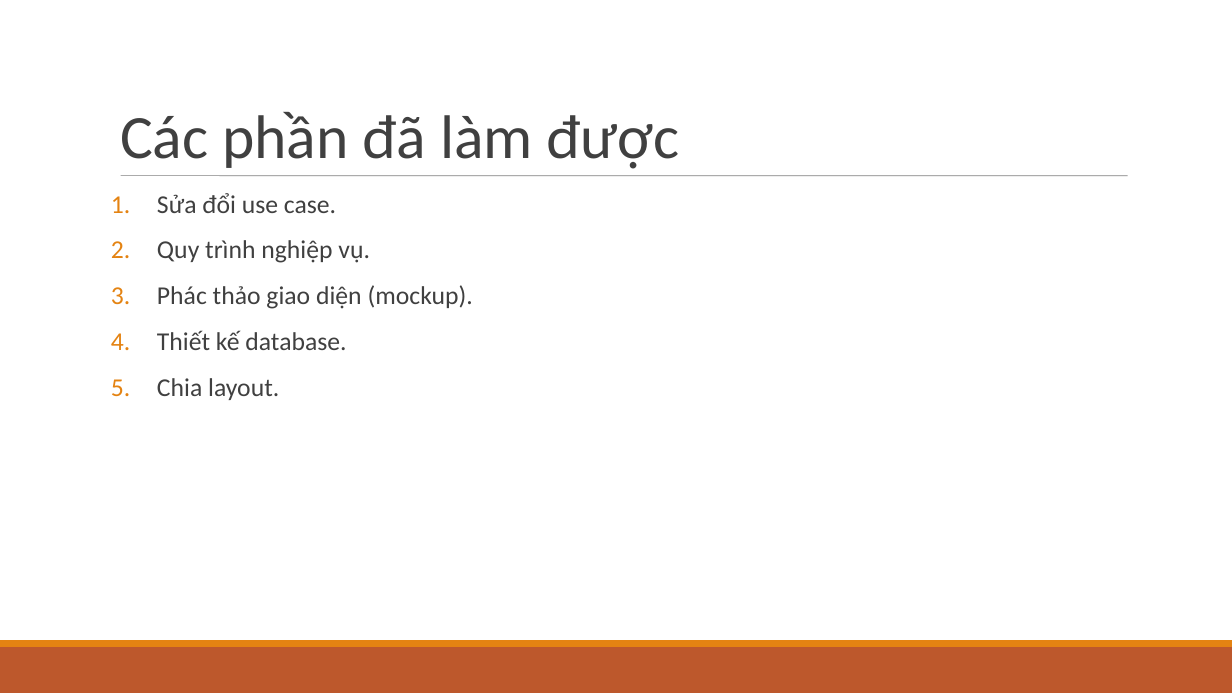
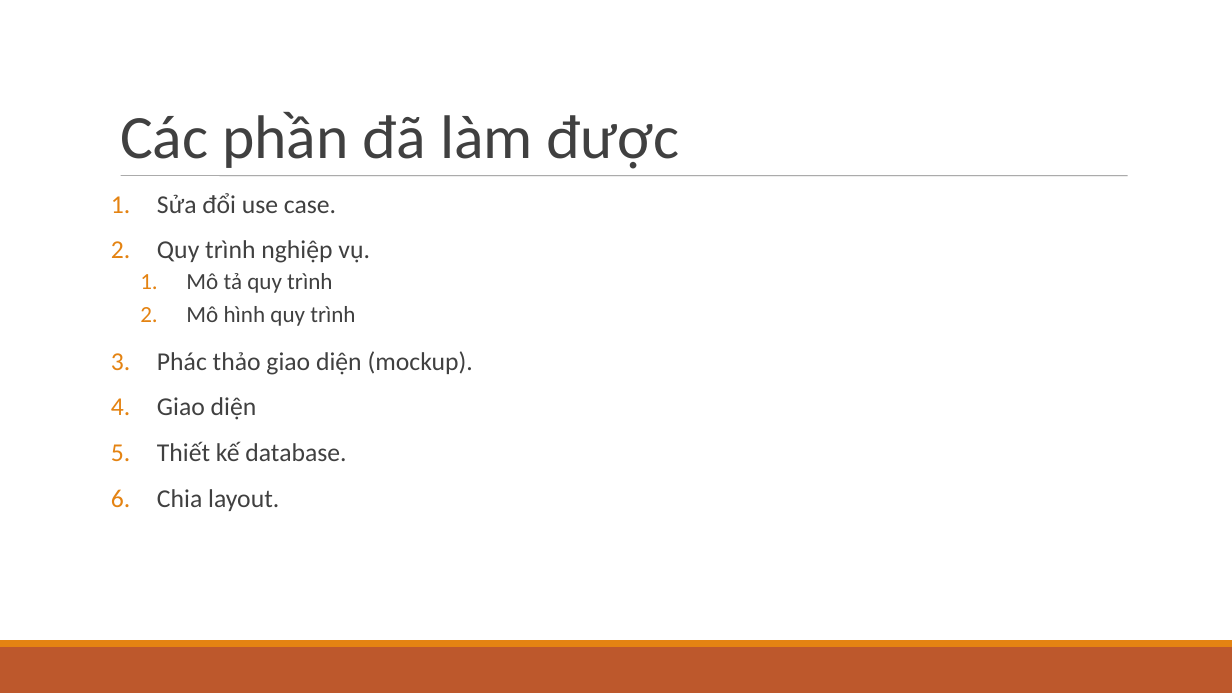
Before and after one commit to PolyYellowTeam/Project_2, a slide deck: slide 2 of FPOLY.ppt. Drawn at 1232x693 pixels with LibreOffice and Linux fonts; fonts in the diff are those of the drawing. Boxes give left, top, right and bottom in pixels: in the first picture for what was removed or moved away, otherwise in the second. Text is boxed around its words. In the diff, an @@ line names an element or a change of style, - is before the commit and + after.

```diff
--- a/FPOLY.ppt
+++ b/FPOLY.ppt
@@ text at (186,273,355,326): paragraphs added @@
+  1. Mô tả quy trình
+  2. Mô hình quy trình
@@ text at (157,397,257,420): paragraph added @@
+4. Giao diện
```
Also in this commit, not shown: 25 other files.
